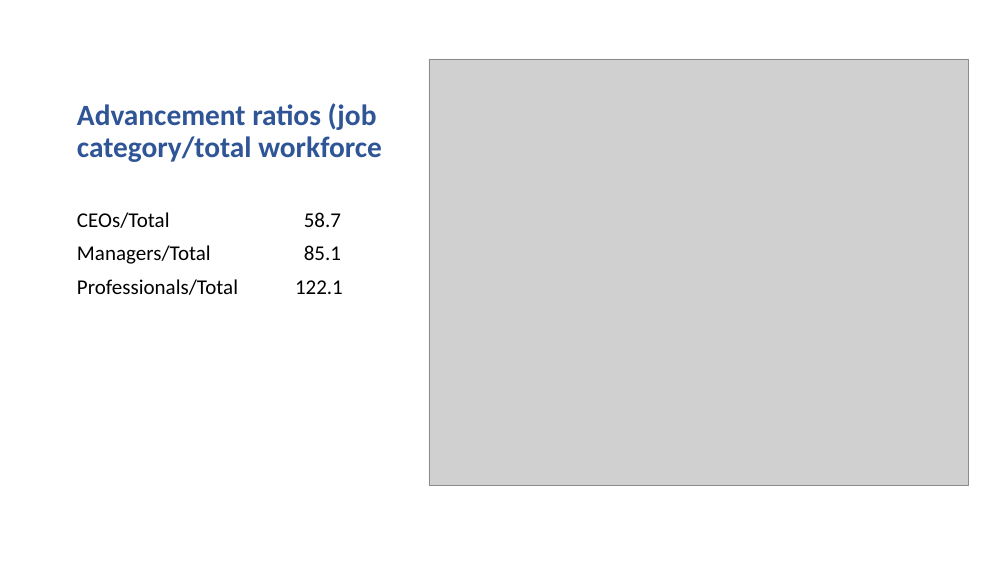
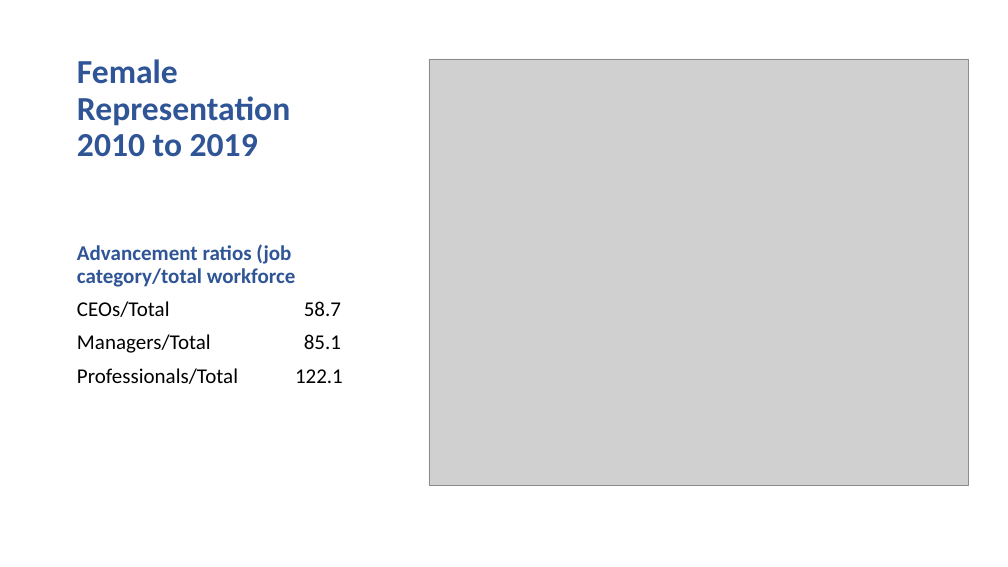
Before and after one commit to chinnamanaidu/project_rutgers, a slide deck: slide 2 of Presentation-v2.pptx. Drawn at 1008x567 pixels with LibreOffice and Linux fonts; fonts in the diff are those of the drawing; grey boxes stand for pictures. Boxes give left, top, right and bottom in pixels: in the first picture for what was removed or moved away, otherwise in the second. Text is boxed around its words. In the diff, an @@ line names an element or a change of style, - is before the commit and + after.

```diff
--- a/Presentation-v2.pptx
+++ b/Presentation-v2.pptx
@@ title at [77, 59, 290, 157]: text changed; size 28 to 32 pt @@
-Advancement ratios (job category/total workforce
+Female Representation
+2010 to 2019
@@ text at [77, 244, 296, 287]: paragraph added @@
+Advancement ratios (job category/total workforce
```
Also in this commit, not shown: 4 other slides changed, 1 slide added, 1 slide removed, 18 other files.
